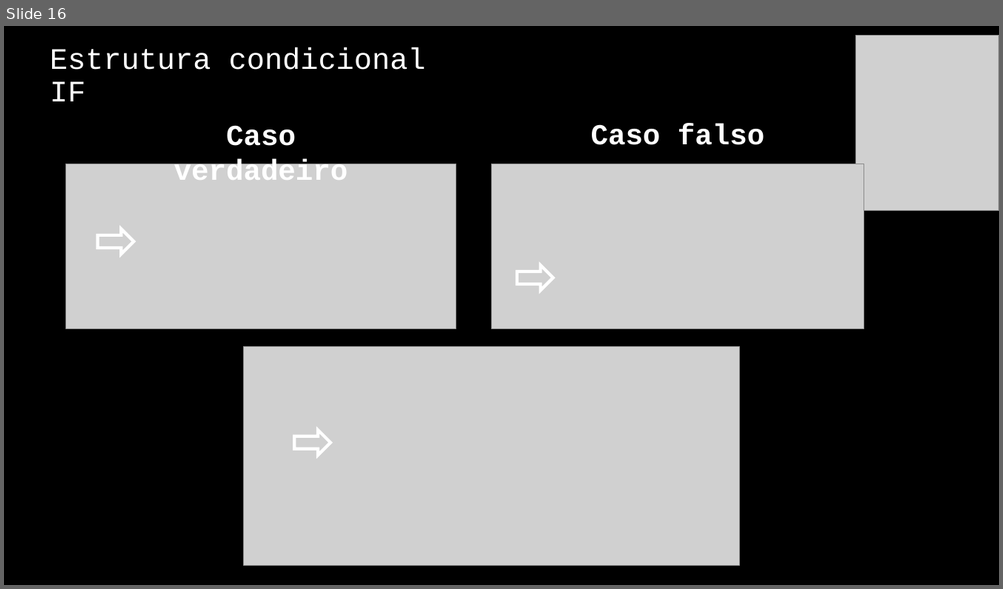
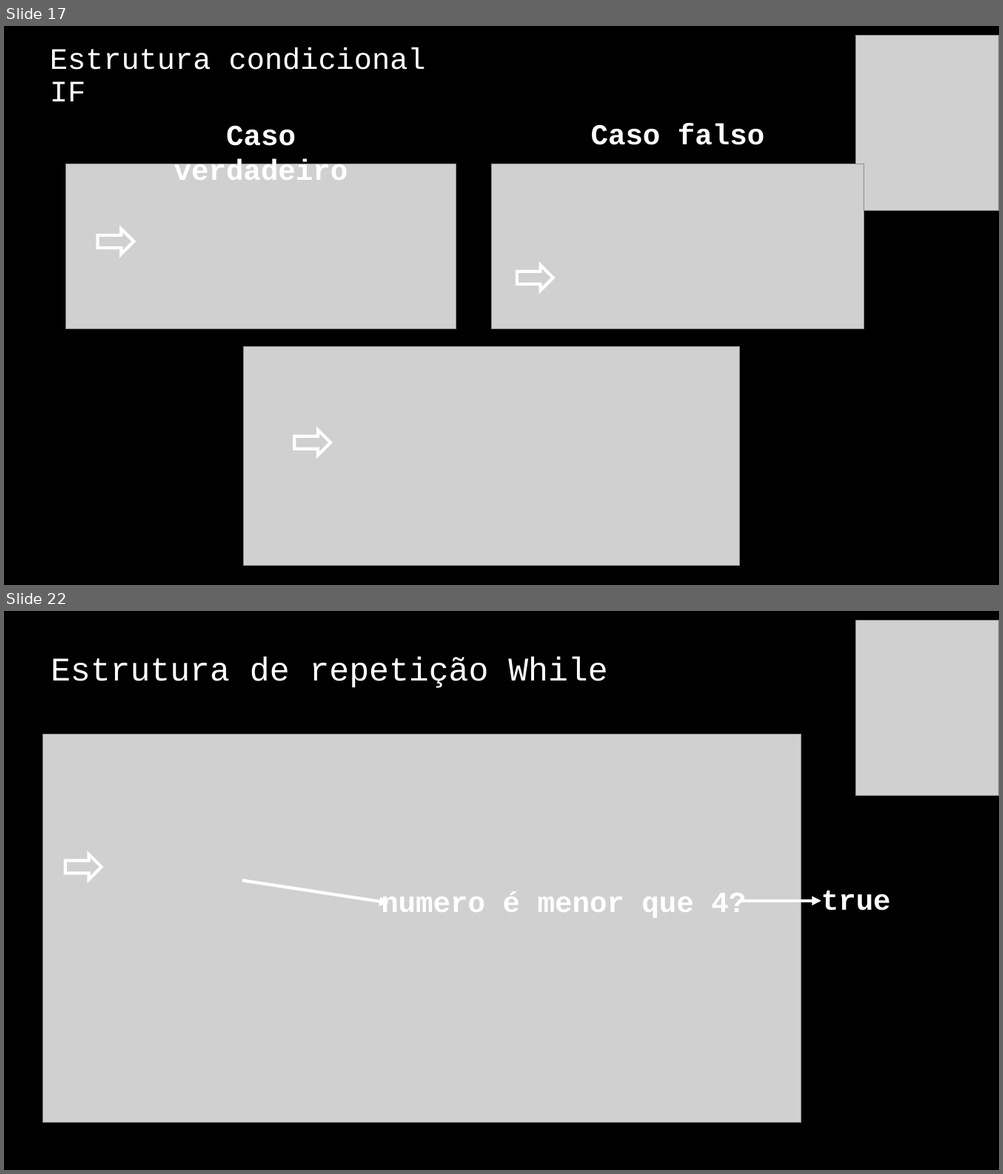
Before and after one commit to jrdutra/algoritmos, a slide deck: material_de_apoio/resumo_pratico.pptx. Shown one above the other, each under a label of ours: slide 16 before the commit, slides 17 and 22 after it; the slides between them are not shown. The pictures are 1003x589 and 1003x1174 pixels, drawn with LibreOffice and Linux fonts; fonts in the diff are those of the drawing; grey boxes stand for pictures. Boxes give left, top, right and bottom in pixels: in the first picture for what was removed or moved away, otherwise in the second. Text is boxed around its words. In the diff, an @@ line names an element or a change of style, - is before the commit and + after.

```diff
--- a/material_de_apoio/resumo_pratico.pptx
+++ b/material_de_apoio/resumo_pratico.pptx
@@ slide 22 added at [4,611,999,1170], background #000000 @@
@@ picture added at [856,620,999,796] @@
@@ title added at [51,658,607,688], 32 pt, text #FFFFFF @@
+Estrutura de repetição While
@@ picture added at [43,734,802,1123] @@
@@ down arrow added at [65,854,101,880], outline #FFFFFF 3 pt @@
@@ arrow added from (242, 880) to (389, 903), #FFFFFF 3 pt @@
@@ text added at [381,891,745,918], 28 pt, text #FFFFFF, bold @@
+numero é menor que 4?
@@ text added at [821,891,891,911], 28 pt, text #FFFFFF, bold @@
+true
@@ arrow added from (737, 901) to (821, 901), #FFFFFF 3 pt @@
@@ what was slide 16 is now slide 17 @@
```
Also in this commit, not shown: 6 other slides added.
